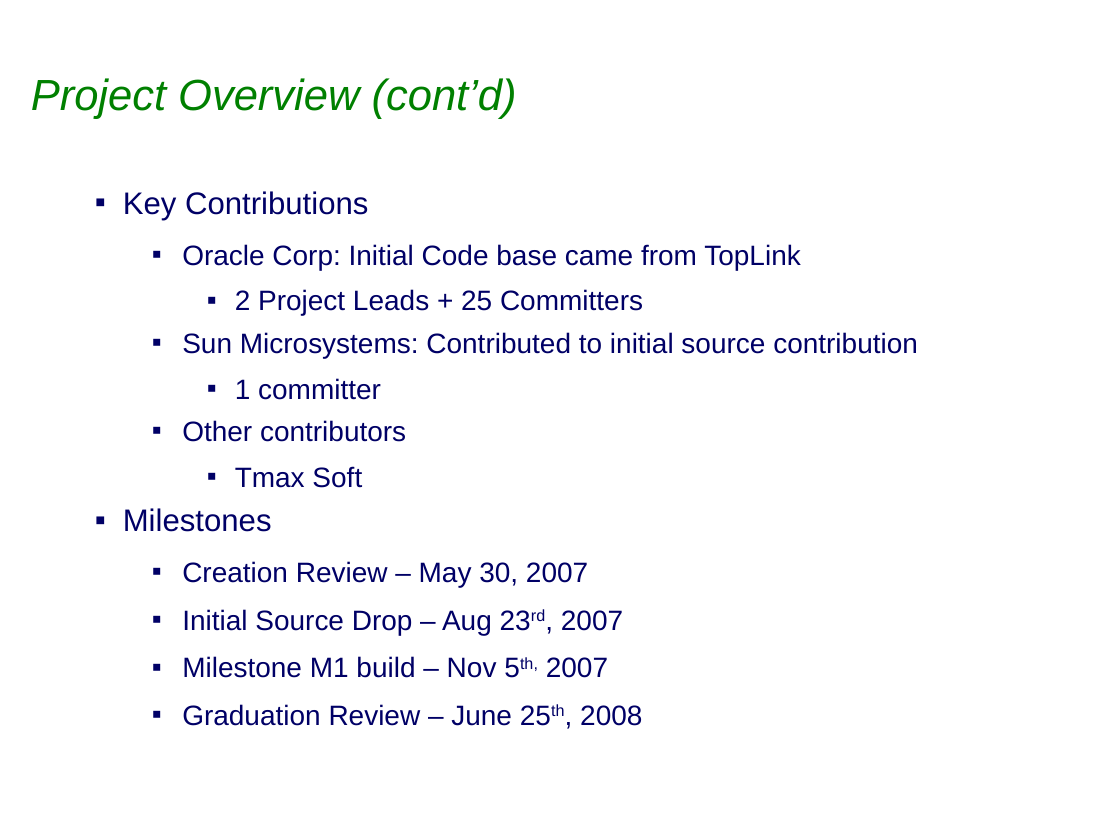
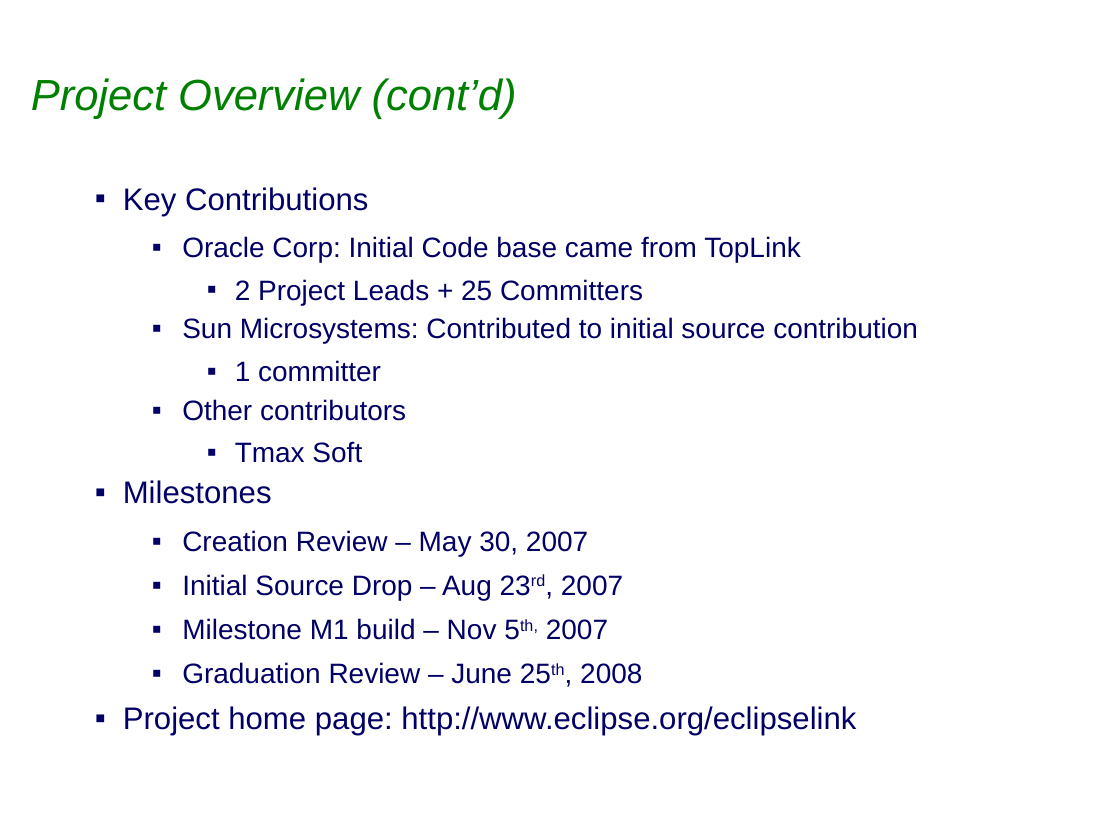
Before and after one commit to bfg-repo-cleaner-demos/eclipselink.runtime-bfg-strip-big-blobs, a slide deck: slide 3 of project-admin/Graduation_Review.ppt. Drawn at 1120x840 pixels with LibreOffice and Linux fonts; fonts in the diff are those of the drawing; background and template pictures are left out. Boxes give left, top, right and bottom in pixels: in the first picture for what was removed or moved away, otherwise in the second. Text is boxed around its words. In the diff, an @@ line names an element or a change of style, - is before the commit and + after.

Commit message:
Prep for 1st Draft of Graduation review
Former-commit-id: 63e5388c6504d01c19aeb8a87d50d89966ae3233

```diff
--- a/project-admin/Graduation_Review.ppt
+++ b/project-admin/Graduation_Review.ppt
@@ text at (x1=123, y1=187, x2=918, y2=684): line spacing 1 to 0.9 @@
@@ text at (x1=123, y1=706, x2=856, y2=736): paragraph added @@
+▪ Project home page: http://www.eclipse.org/eclipselink
```
Also in this commit, not shown: 1 slide added.
